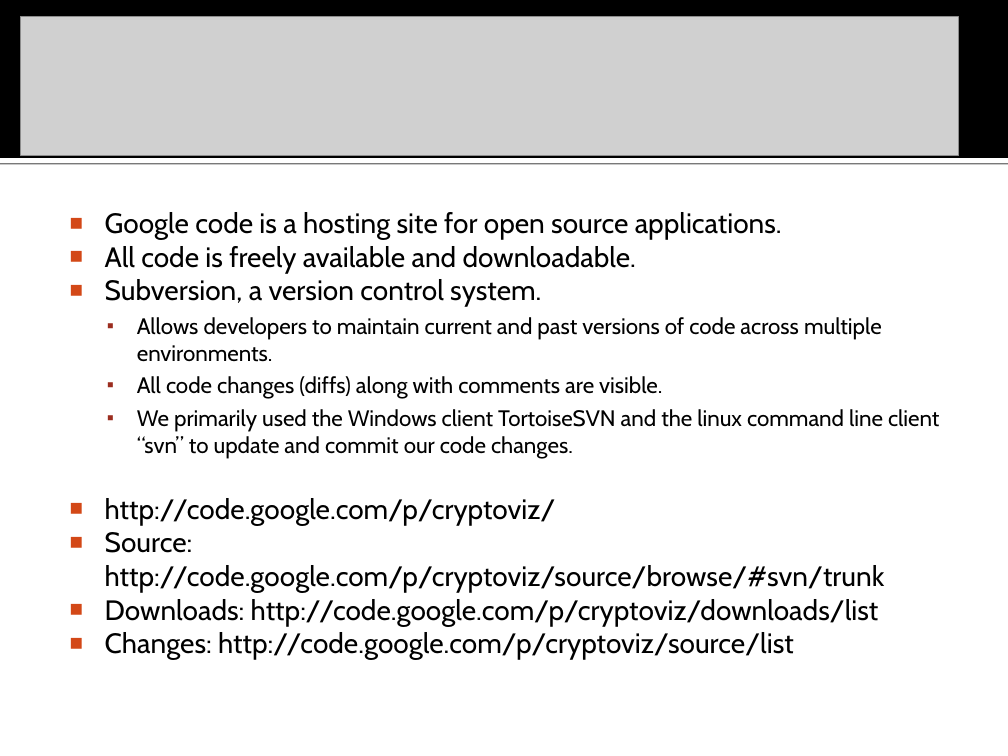
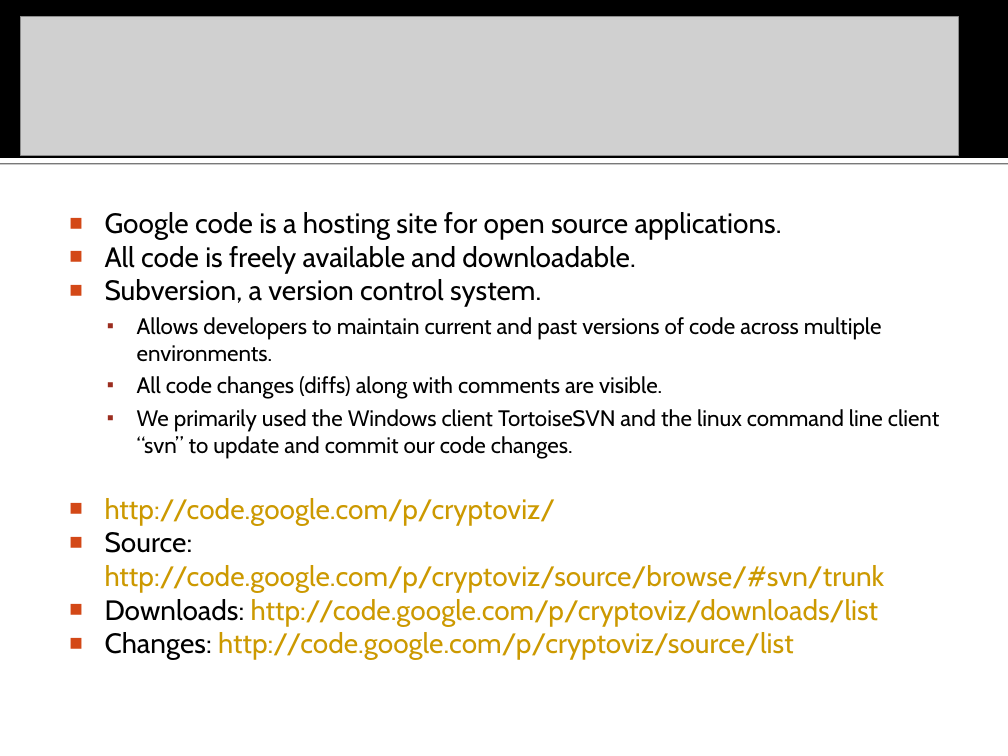
Before and after one commit to ikram1996/cryptoviz, a slide deck: slide 5 of docs/CryptoViz.ppt (slide 4 before the commit). Drawn at 1008x756 pixels with LibreOffice and Linux fonts; fonts in the diff are those of the drawing; grey boxes stand for pictures. Boxes give left, top, right and bottom in pixels: in the first picture for what was removed or moved away, otherwise in the second. Text is boxed around its words. In the diff, an @@ line names an element or a change of style, - is before the commit and + after.

```diff
--- a/docs/CryptoViz.ppt
+++ b/docs/CryptoViz.ppt
@@ text at (x1=105, y1=498, x2=885, y2=660): text colour #000000 to #CC9900 in "http://code.google.com/p/cryptoviz/", "http://code.google.com/p/cryptoviz/source/browse/#svn/trunk", "http://code.google.com/p/cryptoviz/downloads/list", "http://code.google.com/p/cryptoviz/source/list" @@
```
Also in this commit, not shown: 3 other slides changed, 1 slide added, 1 other file.
